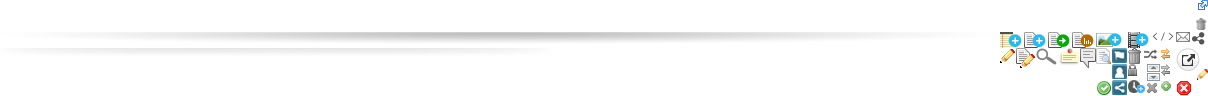
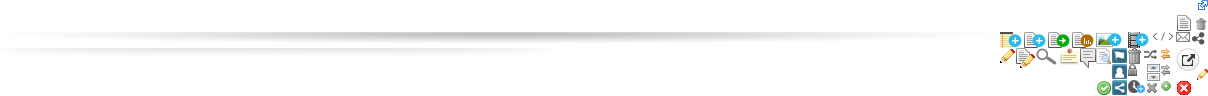
Layers edited between the first and the second w=1208, h=96 image:
added layer "contribute" above "pencil - small" over [1177, 15, 1191, 31]
